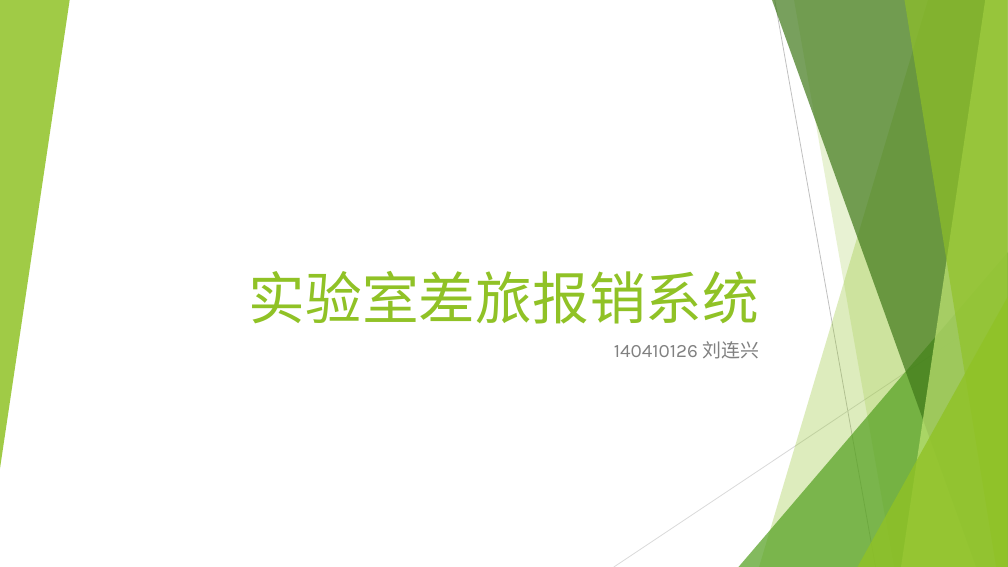
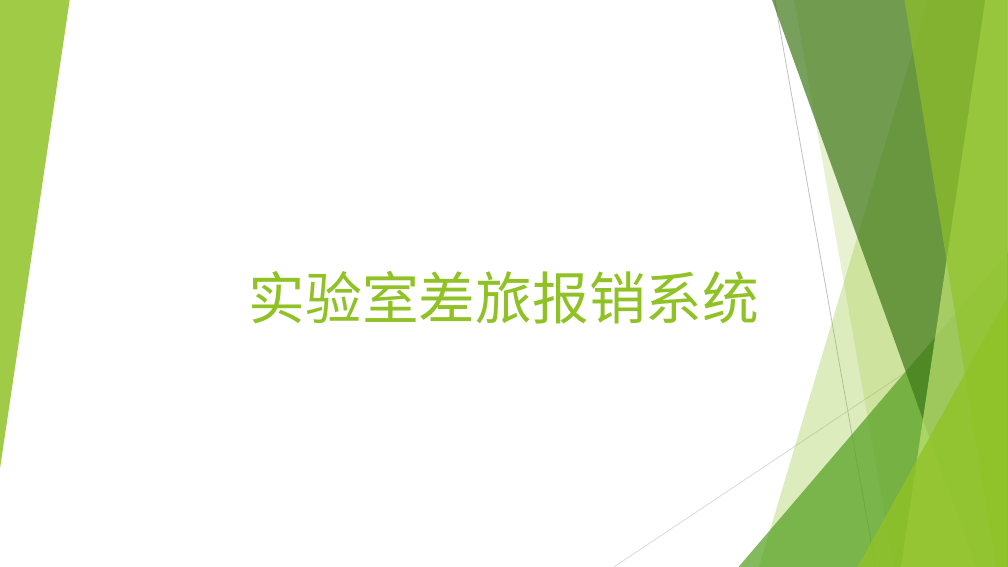
Before and after one commit to firewithwind/TR-System, a slide deck: slide 1 of 相关报告/开题答辩ppt.pptx. Drawn at 1008x567 pixels with LibreOffice and Linux fonts; fonts in the diff are those of the drawing. Boxes give left, top, right and bottom in pixels: in the first picture for what was removed or moved away, otherwise in the second. Text is boxed around its words. In the diff, an @@ line names an element or a change of style, - is before the commit and + after.

```diff
--- a/相关报告/开题答辩ppt.pptx
+++ b/相关报告/开题答辩ppt.pptx
@@ subtitle removed at [614, 341, 759, 359] @@
-140410126 刘连兴
```
Also in this commit, not shown: 4 other files.
